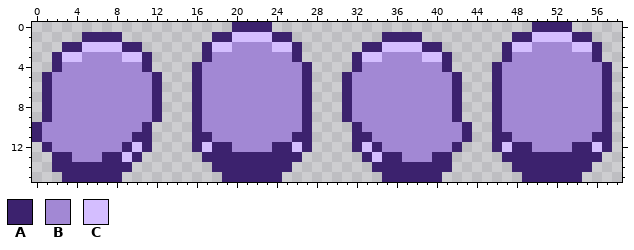
Pixel-art sprite: assets/sprites/charlotte_walk_up.png. This is how it looked before the edit.
The file is 59x16 pixels. Colours within 5 levels of each other are drawn and written as one.
Palette (. is transparent): A #3c226e  B #a288d4  C #d4beff
Pixels before, first column x 0:
 0 ....................AAAA..........................AAAA....
 1 .....AAAA.........AACCCCAA.........AAAA.........AACCCCAA..
 2 ...AACCCCAA......ACCBBBBCCA......AACCCCAA......ACCBBBBCCA.
 3 ..ACCBBBBCCA.....ABBBBBBBBA.....ACCBBBBCCA.....ABBBBBBBBA.
 4 ..ABBBBBBBBA....ABBBBBBBBBBA....ABBBBBBBBA....ABBBBBBBBBBA
 5 .ABBBBBBBBBBA...ABBBBBBBBBBA...ABBBBBBBBBBA...ABBBBBBBBBBA
 6 .ABBBBBBBBBBA...ABBBBBBBBBBA...ABBBBBBBBBBA...ABBBBBBBBBBA
 7 .ABBBBBBBBBBA...ABBBBBBBBBBA...ABBBBBBBBBBA...ABBBBBBBBBBA
 8 .ABBBBBBBBBBA...ABBBBBBBBBBA...ABBBBBBBBBBA...ABBBBBBBBBBA
 9 .ABBBBBBBBBBA...ABBBBBBBBBBA...ABBBBBBBBBBA...ABBBBBBBBBBA
10 ABBBBBBBBBBA....ABBBBBBBBBBA....ABBBBBBBBBBA..ABBBBBBBBBBA
11 ABBBBBBBBBAA....AABBBBBBBBAA....AABBBBBBBBBA..AABBBBBBBBAA
12 .ABBBBBBBACA....ACAABBBBAACA....ACABBBBBBBA...ACAABBBBAACA
13 ..AABBBAACA......AAAAAAAAAA......ACAABBBAA.....AAAAAAAAAA.
14 ..AAAAAAAA........AAAAAAAA........AAAAAAAA......AAAAAAAA..
15 ...AAAAAA..........AAAAAA..........AAAAAA........AAAAAA...
Once edited:
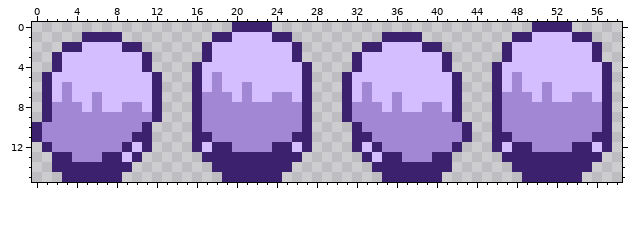
Log entry: Better charlotte lighting
The exact change:
y 2: x 20..23 BBBB -> CCCC; x 50..53 BBBB -> CCCC
y 3: x 5..8 BBBB -> CCCC; x 18..25 BBBBBBBB -> CCCCCCCC; x 35..38 BBBB -> CCCC; x 48..55 BBBBBBBB -> CCCCCCCC
y 4: x 3..10 BBBBBBBB -> CCCCCCCC; x 17..26 BBBBBBBBBB -> CCCCCCCCCC; x 33..40 BBBBBBBB -> CCCCCCCC; x 47..56 BBBBBBBBBB -> CCCCCCCCCC
y 5: x 2..11 BBBBBBBBBB -> CCCCCCCCCC; x 17 B -> C; x 19..26 BBBBBBBB -> CCCCCCCC; x 32..41 BBBBBBBBBB -> CCCCCCCCCC; x 47 B -> C; x 49..56 BBBBBBBB -> CCCCCCCC
y 6: x 2 B -> C; x 4..11 BBBBBBBB -> CCCCCCCC; x 17 B -> C; x 19..20 BB -> CC; x 22..26 BBBBB -> CCCCC; x 32 B -> C; x 34..41 BBBBBBBB -> CCCCCCCC; x 47 B -> C; x 49..50 BB -> CC; x 52..56 BBBBB -> CCCCC
y 7: x 2 B -> C; x 4..5 BB -> CC; x 7..11 BBBBB -> CCCCC; x 20 B -> C; x 22..23 BB -> CC; x 26 B -> C; x 32 B -> C; x 34..35 BB -> CC; x 37..41 BBBBB -> CCCCC; x 50 B -> C; x 52..53 BB -> CC; x 56 B -> C
y 8: x 5 B -> C; x 7..8 BB -> CC; x 11 B -> C; x 35 B -> C; x 37..38 BB -> CC; x 41 B -> C
